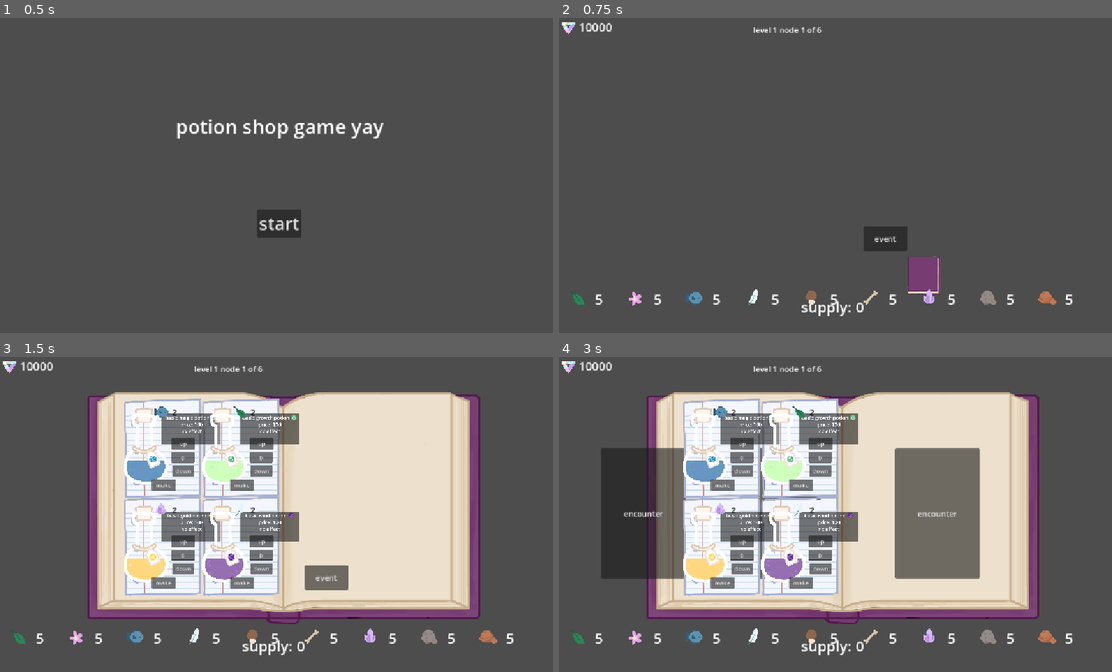
Above: before the commit, frames 1-4 (two rows, left to right).
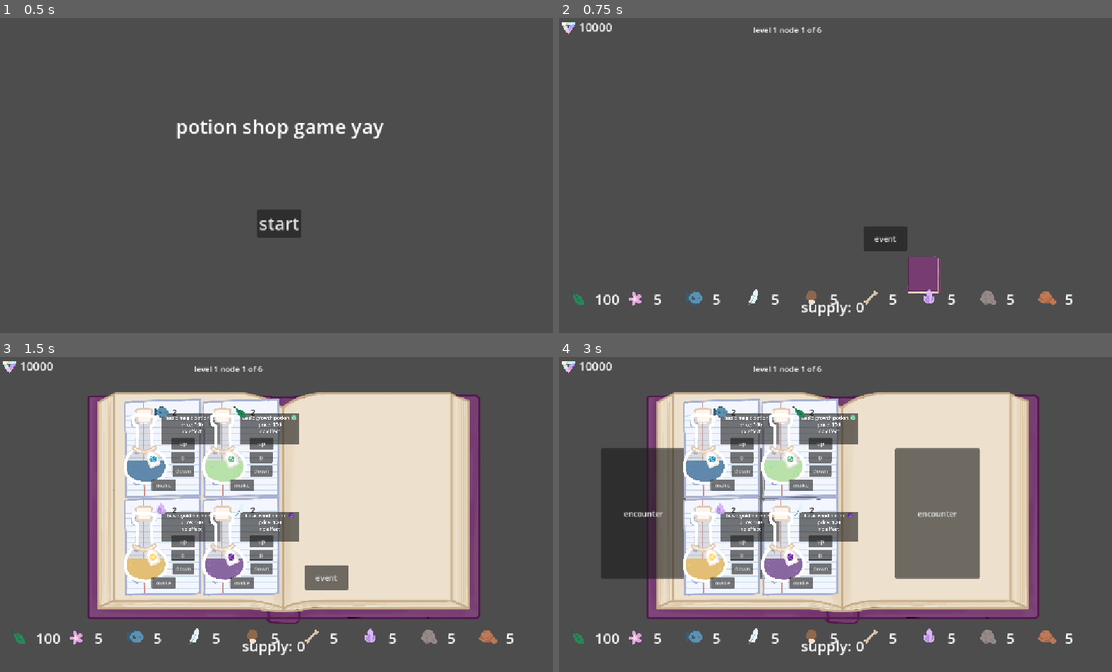
Above: after the commit, the same moments.

Repository: clairewsu/game
Game: Godot game, scene res://scenes/home.tscn
Same seed, same stepped clock (60 frames per second), same inputs: the game is played once before the commit and once after it. The engine's default icon, where the game draws it, is replaced by a stand-in: a white triangle on a blue panel in a dark square.
Inputs (mouse positions are in pixels of both pictures, inside the frame that each line leads up to):
- Up to frame 1 (0.5 s): no input
- Up to frame 2 (0.75 s): click "start" at 0.5 s
- Up to frame 3 (1.5 s): click (364, 612) at 1.25 s
- Up to frame 4 (3 s): click "make" at 2 s; click "event" at 2.75 s

Frame 1 is identical in both runs. In frame 2, less than 0.1% of the frame differs, in the area x 6-11%, y 87-92%; in frame 3, 1.7%, in the area x 6-45%, y 16-92%; in frame 4, 1.7%.

Commit message:
added hq potions but its rlly buggy

Diff:
--- /dev/null
+++ b/rainboweffect.gdshader
@@ -0,0 +1,28 @@
+shader_type canvas_item;
+uniform float strength: hint_range(0.0, 1.0)=.1;
+uniform float speed: hint_range(0.0, 1.0)=.1;
+uniform float angle: hint_range(0.0, 360)=30;
+uniform sampler2D SCREEN_TEXTURE:hint_screen_texture,filter_linear_mipmap;
+
+void fragment() {
+	float hue=UV.x*cos(radians(angle))-UV.y*sin(radians(angle));
+	hue=fract(hue+fract(TIME*speed));
+	float x=1.-abs(mod(hue/(1./6.),2.)-1.);
+	vec3 rainbow; //in the future i would like to be able to modify
+	//color or stripe length but im too dumb rn
+	if (hue<1./6.){
+		rainbow=vec3(1,x,0);}
+	else if(hue<1./3.){
+		rainbow=vec3(x,1,0);}
+	else if (hue<.5){
+		rainbow=vec3(0,1,x);}
+	else if(hue<2./3.){
+		rainbow=vec3(0,x,1);}
+	else if(hue<5./6.){
+		rainbow=vec3(x,0,1);}
+	else
+		{rainbow=vec3(1,0,x);}
+	vec4 color=textureLod(SCREEN_TEXTURE,SCREEN_UV,0);
+	if (color.a>0.001){color.rgb/=color.a;}
+	COLOR=mix(color,vec4(rainbow,color.a),strength);
+}
--- a/scenes/object.tscn
+++ b/scenes/object.tscn
@@ -5,7 +5,14 @@
 [ext_resource type="Texture2D" uid="uid://bmm0x5hmfprjw" path="res://art/wineglass_bottle.PNG" id="3_46pka"]
 [ext_resource type="Texture2D" uid="uid://3n1cw0xc3pwe" path="res://art/liquids/basicgold_liquid.PNG" id="3_a0y2b"]
 [ext_resource type="Shader" uid="uid://43uyde5kop04" path="res://object.gdshader" id="3_a03g0"]
+[ext_resource type="Shader" uid="uid://bpclhl87l7vfs" path="res://rainboweffect.gdshader" id="3_f66fi"]
 [ext_resource type="Texture2D" uid="uid://c5hsnlr60x28u" path="res://art/basicbottle_mask.PNG" id="4_46pka"]
+
+[sub_resource type="ShaderMaterial" id="ShaderMaterial_jhjyk"]
+shader = ExtResource("3_f66fi")
+shader_parameter/strength = 0.14000000665
+shader_parameter/speed = 0.1
+shader_parameter/angle = 30.0
 
 [sub_resource type="ShaderMaterial" id="ShaderMaterial_f66fi"]
 shader = ExtResource("3_a03g0")
@@ -23,18 +30,8 @@
 particle_scene = ExtResource("2_46pka")
 defaultpos = Vector2(550, 400)
 
-[node name="bottle" type="Sprite2D" parent="." unique_id=1978269397]
-position = Vector2(6.0000114, -4.5)
-texture = ExtResource("3_46pka")
-
 [node name="CollisionPolygon2D" type="CollisionPolygon2D" parent="." unique_id=935366066]
 polygon = PackedVector2Array(-86, 287, -140, 343, 66, 347, 0, 297, 23, 19, 131, -60, 183, -369, -245, -371, -195, -74, -71, 33)
-
-[node name="liquid" type="Sprite2D" parent="." unique_id=1813720894]
-z_index = -1
-material = SubResource("ShaderMaterial_f66fi")
-position = Vector2(7, -3)
-texture = ExtResource("3_a0y2b")
 
 [node name="sellarea" type="Area2D" parent="." unique_id=898207889]
 collision_mask = 2
@@ -64,4 +61,17 @@
 scroll_active = false
 horizontal_alignment = 1
 
+[node name="CanvasGroup" type="CanvasGroup" parent="." unique_id=917328236]
+material = SubResource("ShaderMaterial_jhjyk")
+
+[node name="bottle" type="Sprite2D" parent="CanvasGroup" unique_id=1978269397]
+position = Vector2(6.0000114, -4.5)
+texture = ExtResource("3_46pka")
+
+[node name="liquid" type="Sprite2D" parent="CanvasGroup" unique_id=1813720894]
+z_index = -1
+material = SubResource("ShaderMaterial_f66fi")
+position = Vector2(7, -3)
+texture = ExtResource("3_a0y2b")
+
 [connection signal="hit" from="." to="." method="_on_hit"]
--- a/scripts/bigmain.gd
+++ b/scripts/bigmain.gd
@@ -116,7 +116,7 @@
 		object._show_desc(object.data.name,object.data.color,object.data.basevalue,object.data.desc,object.position)
 		menu.position=object.position+Vector2(-50,-100)
 		menu.objname=object.data.name
-		menu.get_node("TextureRect").z_index=object.get_node("liquid").z_index-1
+		menu.get_node("TextureRect").z_index=object.get_node("CanvasGroup/liquid").z_index-1
 		menu.add.connect(addtodeck)
 		x+=1
 		hiderecipes.connect(object.queue_free)
@@ -132,6 +132,12 @@
 func addtodeck(object,name,amount):
 	for i in range(amount):
 		DeckManager.addtodeck(name)
+		if randf()<=object.data.hq_chance:
+			for x in DeckManager.deck:
+				if x.name==name and x.hq==false:
+					print("u did it")
+					x.hq=true
+					break
 		for key in Global.ingredients.keys():
 			Global.ingredients[key]-=object.data.ingredient[key]
 	$ui.show_inv()
--- a/scripts/carddata.gd
+++ b/scripts/carddata.gd
@@ -11,7 +11,16 @@
 @export var liquidtexture:Texture2D
 @export var masktexture:Texture2D
 @export var fill=0.6
+@export var amt:int:
+	set(value):
+		amt=value
+		if amt>=10:
+			hq_chance+=.1
+			hq=true
 @export var collision:PackedVector2Array
+var hq_chance=0
+var hq:bool
+
 
 func on_sold(main):
 	pass
--- a/scripts/deck_manager.gd
+++ b/scripts/deck_manager.gd
@@ -26,6 +26,7 @@
 
 func addtodeck(name):
 	deck.append(cards[name])
+	deck[deck.size()-1].hq=false
 
 func addtobook(name):
 	if book.size()<booklim and cards[name] not in book:
--- a/scripts/global.gd
+++ b/scripts/global.gd
@@ -1,6 +1,6 @@
 extends Node
 var selected=null
-var ingredients={"leaf":5,"flower":5,"fish":5,"feather":5,
+var ingredients={"leaf":100,"flower":5,"fish":5,"feather":5,
 "mushroom":5,"bone":5,"crystal":5,"rock":5,"clay":5}
 var decors=[]
 var default_moneys=10000
--- a/scripts/main.gd
+++ b/scripts/main.gd
@@ -91,8 +91,7 @@
 	object.position=slots[slot]
 	object.defaultpos=object.position
 	add_child(object)
-	end.connect(func(): if not object.sold: DeckManager.addtodeck(object.data.name))
-	end.connect(object.queue_free)
+	end.connect(object.on_end)
 	object.select.connect(_on_select)
 	select1.connect(object._on_select)
 	sellto.connect(object._guy_clicked)
--- a/scripts/make_menu.gd
+++ b/scripts/make_menu.gd
@@ -48,6 +48,9 @@
 
 func _on_makebutton_pressed() -> void:
 	add.emit(object,objname,amount)
+	for i in DeckManager.book:
+		if i.name==objname:
+			i.amt+=amount
 	$Label.text="0"
 
 func setamt(amt:int):
--- a/scripts/object.gd
+++ b/scripts/object.gd
@@ -35,15 +35,20 @@
 # Called when the node enters the scene tree for the first time.
 func _ready():
 	scale*=.4
-	$liquid.material = $liquid.material.duplicate()
-	$bottle.texture=data.texture
-	$liquid.texture=data.liquidtexture
-	$liquid.material.set_shader_parameter("mask_tex",data.masktexture)
-	$liquid.material.set_shader_parameter("fill_level",data.fill)
+	$CanvasGroup/liquid.material = $CanvasGroup/liquid.material.duplicate()
+	$CanvasGroup/bottle.texture=data.texture
+	$CanvasGroup/liquid.texture=data.liquidtexture
+	$CanvasGroup/liquid.material.set_shader_parameter("mask_tex",data.masktexture)
+	$CanvasGroup/liquid.material.set_shader_parameter("fill_level",data.fill)
+	$CanvasGroup.material=$CanvasGroup.material.duplicate()
+	if not data.hq:
+		$CanvasGroup.material.set_shader_parameter("strength",0)
 	$CollisionPolygon2D.polygon = data.collision
 	$objdesc.hide()
 	color_id=data.color
 	basevalue=data.basevalue
+	if data.hq:
+		basevalue*=3
 	input_pickable=true
 	position=defaultpos
 	screen_size=get_viewport_rect().size
@@ -65,6 +70,8 @@
 		selected=false
 		if Global.selected==self:
 			Global.selected=null
+	if data.hq:
+		$CanvasGroup.material.set_shader_parameter("strength",.14)
 
 func _physics_process(delta):
 	if not drag and not sold and not selected:
@@ -94,11 +101,11 @@
 		amp=0.0
 
 	wave_amp = lerp(wave_amp, amp, 6.0 * delta)
-	$liquid.material.set_shader_parameter("liquid_offset", liquidoffset * .5)
+	$CanvasGroup/liquid.material.set_shader_parameter("liquid_offset", liquidoffset * .5)
 	var target_slosh = bottle_velocity.x * 0.003
 	slosh = lerp(slosh, target_slosh, 5.0 * delta)
-	$liquid.material.set_shader_parameter("slosh", slosh)
-	$liquid.material.set_shader_parameter("wave_amp",wave_amp)
+	$CanvasGroup/liquid.material.set_shader_parameter("slosh", slosh)
+	$CanvasGroup/liquid.material.set_shader_parameter("wave_amp",wave_amp)
 
 func _on_input_event(viewport, event, shape_idx):
 	if event is InputEventMouseButton and event.button_index == MOUSE_BUTTON_LEFT and event.pressed:
@@ -172,7 +179,7 @@
 func splash():
 	for i in range(randi_range(5,8)):
 		var particle=particle_scene.instantiate()
-		particle.position=$bottle.position+Vector2(0,100)
+		particle.position=$CanvasGroup/bottle.position+Vector2(0,100)
 		particle.liquidtexture=data.liquidtexture
 		particle.z_index=0
 		add_child(particle)
@@ -215,3 +222,7 @@
 func _guy_clicked(guy0):
 	if selected:
 		sell(guy0)
+
+func on_end():
+	if not sold:
+		DeckManager.addtodeck(data.name)
--- a/scripts/object_scripts/goldglittering.gd
+++ b/scripts/object_scripts/goldglittering.gd
@@ -6,9 +6,9 @@
 	pass # Replace with function body.
 
 
-# Called every frame. 'delta' is the elapsed time since the previous frame.
-func _process(delta: float) -> void:
-	pass
 
 func on_dismiss():
-	return 1.3
+	if hq:
+		return 1.6
+	else:
+		return 1.3
--- a/scripts/object_scripts/swirldraft.gd
+++ b/scripts/object_scripts/swirldraft.gd
@@ -6,10 +6,8 @@
 	pass # Replace with function body.
 
 
-# Called every frame. 'delta' is the elapsed time since the previous frame.
-func _process(delta: float) -> void:
-	pass
-
 func on_sold(main):
 	await main.get_tree().create_timer(.1).timeout
 	main.spawn_object()
+	if hq:
+		main.spawn_object()
--- a/scripts/shop.gd
+++ b/scripts/shop.gd
@@ -23,6 +23,7 @@
 			object.menu_ver=true
 			object.sold=true
 			object.data=load("res://resources/"+stuff[x])
+			object.data.hq=false
 			add_child(object)
 			price.get_node("price").text=str(object.data.basevalue*multiplier)
 			price.get_node("TextureRect").texture=null
Not shown, added: rainboweffect.gdshader.uid
